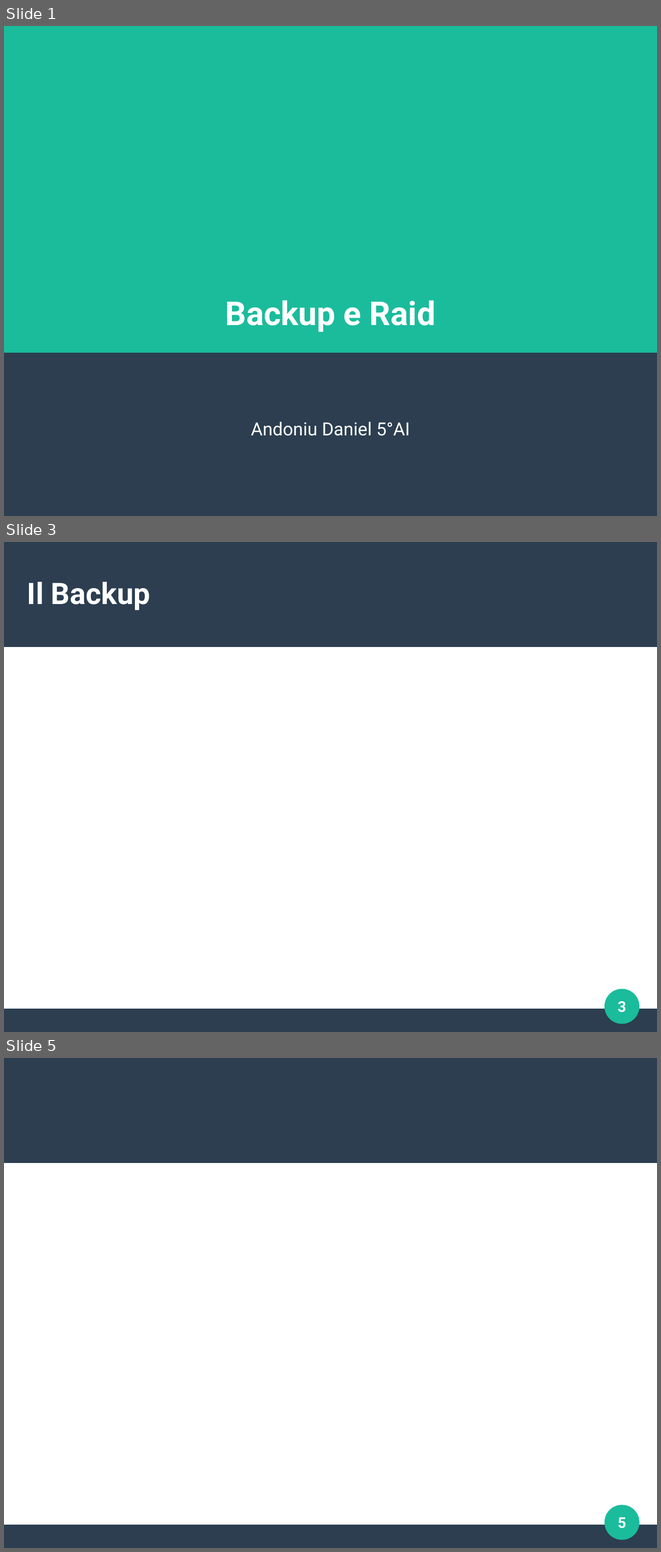
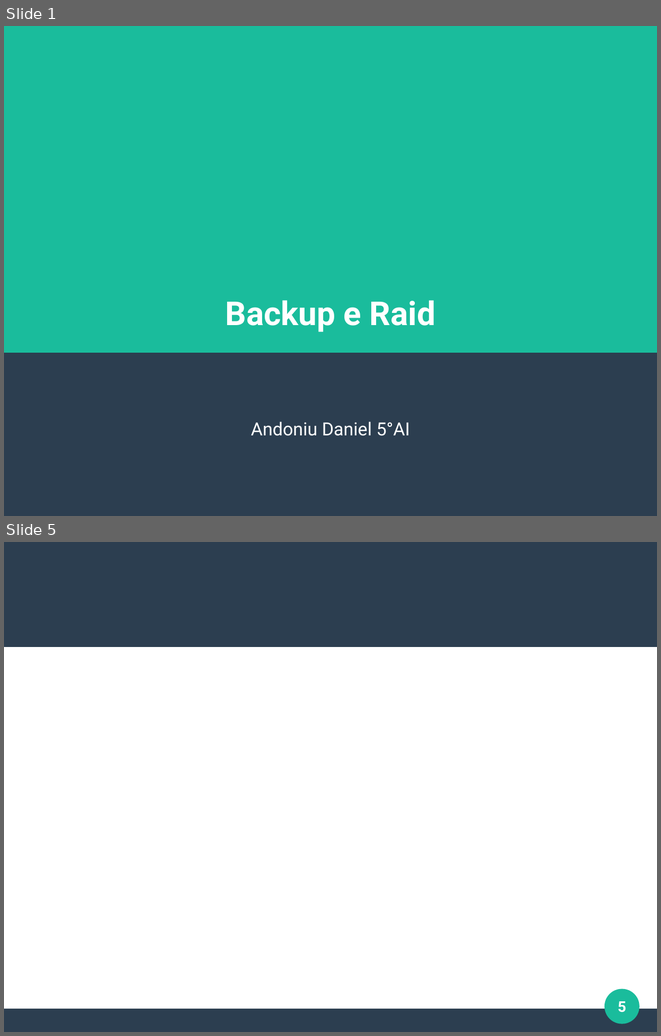
Before and after one commit to Brombe74/Debian-VM, a slide deck: Presentazione_sistemi.odp. Shown one above the other, each under a label of ours: slides 1, 3 and 5 before the commit, slides 1 and 5 after it; the slides between them are not shown. The pictures are 661x1552 and 661x1036 pixels, drawn with LibreOffice and Linux fonts; fonts in the diff are those of the drawing. Boxes give left, top, right and bottom in pixels: in the first picture for what was removed or moved away, otherwise in the second. Text is boxed around its words. In the diff, an @@ line names an element or a change of style, - is before the commit and + after.

```diff
--- a/Presentazione_sistemi.odp
+++ b/Presentazione_sistemi.odp
@@ slide 3 removed at [4, 542, 657, 1032], background #FFFFFF; not listed: 3 template elements that a slide beside it also shows @@
@@ title removed at [27, 582, 150, 610] @@
-Il Backup
@@ page number removed at [618, 1001, 626, 1012] @@
-3
```
Also in this commit, not shown: 2 slides changed, 1 slide added.
